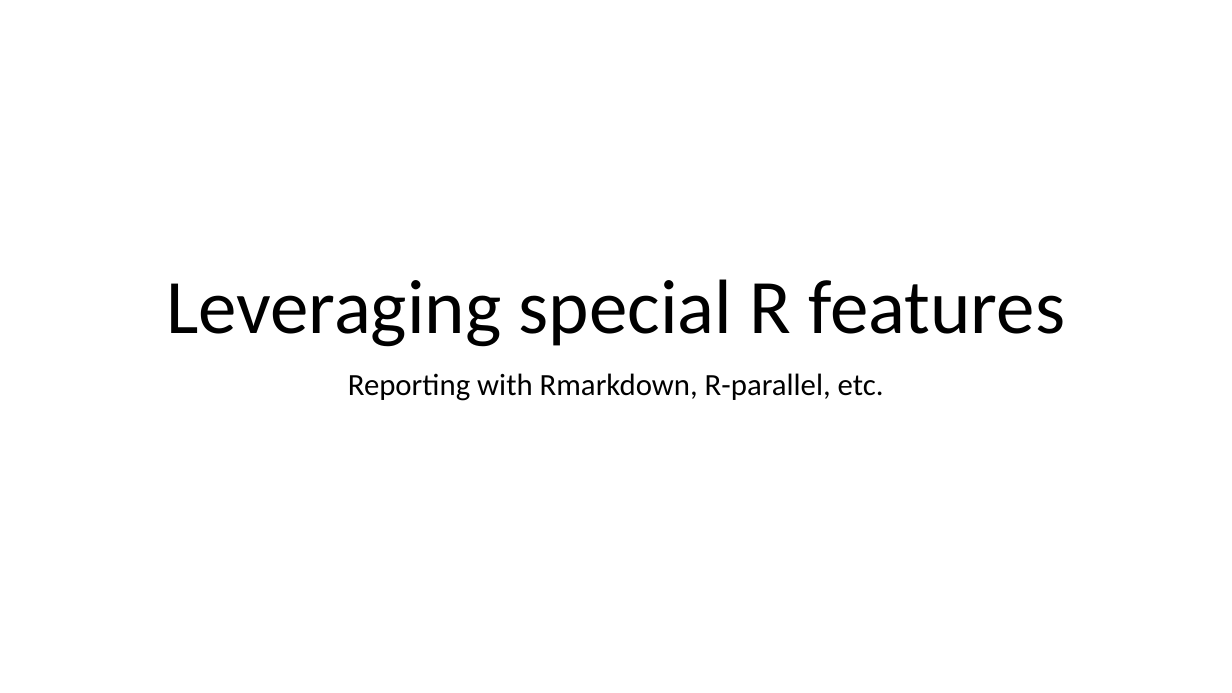
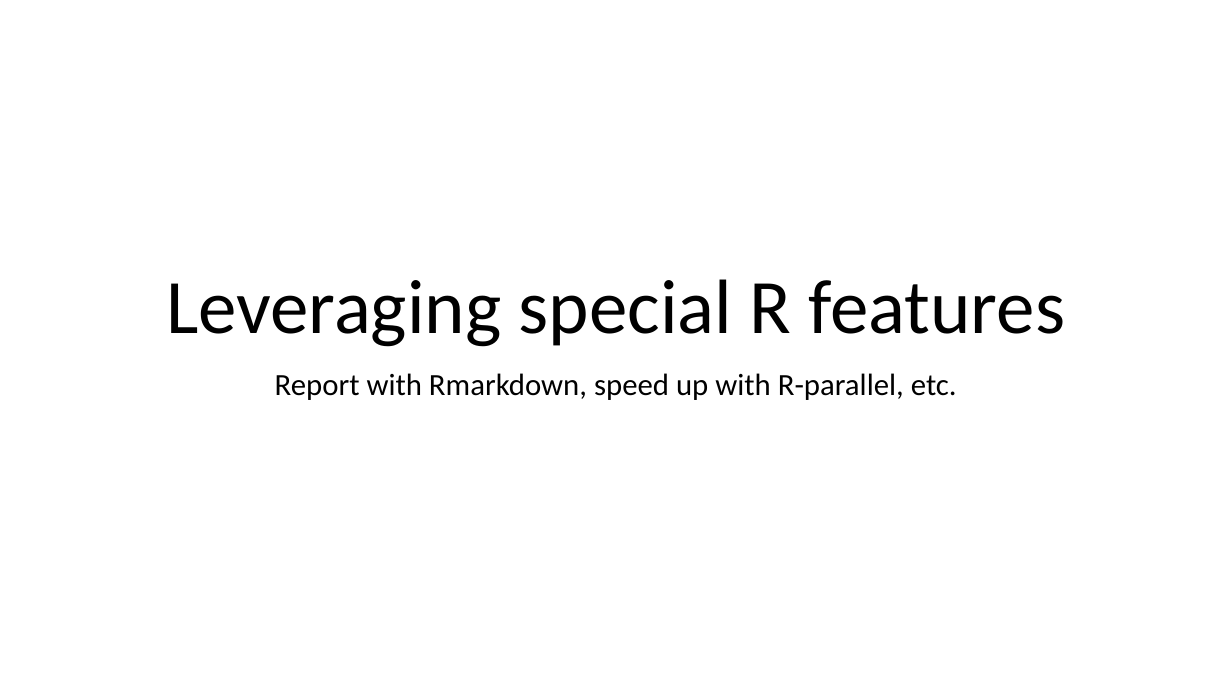
Before and after one commit to 2waybene/helloworld, a slide deck: slide 1 of IB_group_meeting/R_special_features.pptx. Drawn at 1232x693 pixels with LibreOffice and Linux fonts; fonts in the diff are those of the drawing. Boxes give left, top, right and bottom in pixels: in the first picture for what was removed or moved away, otherwise in the second. Text is boxed around its words. In the diff, an @@ line names an element or a change of style, - is before the commit and + after.

Commit message:
from windows

```diff
--- a/IB_group_meeting/R_special_features.pptx
+++ b/IB_group_meeting/R_special_features.pptx
@@ subtitle at [275,373,957,400]: text changed @@
-Reporting with Rmarkdown, R-parallel, etc.
+Report with Rmarkdown, speed up with R-parallel, etc.
```
